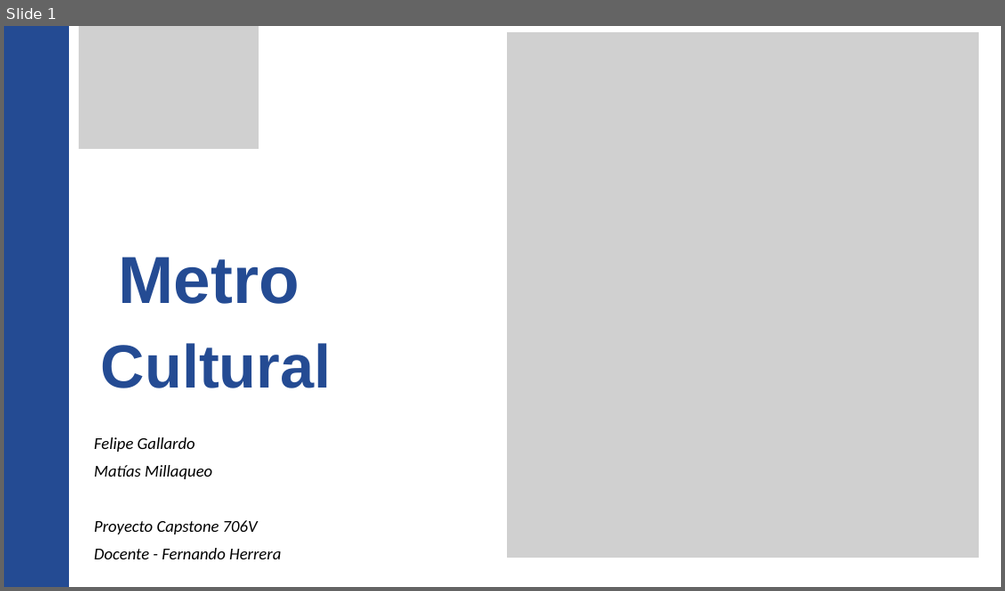
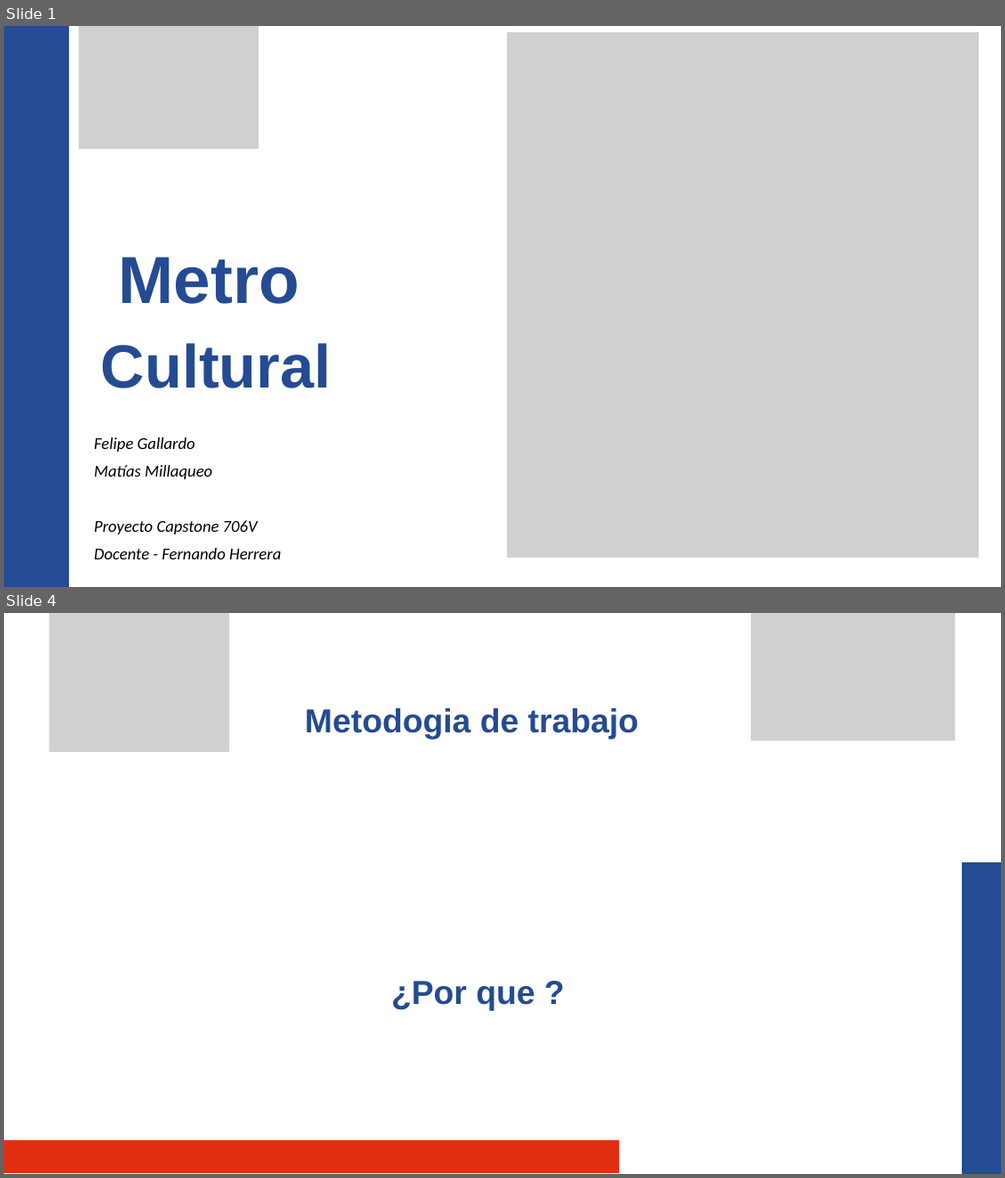
Before and after one commit to gh-Matias/Metro-Cultural, a slide deck: Fase 2/Avances/Metro Cultural 1.pptx. Shown one above the other, each under a label of ours: slide 1 before the commit, slides 1 and 4 after it; the slides between them are not shown. The pictures are 1005x591 and 1005x1178 pixels, drawn with LibreOffice and Linux fonts; fonts in the diff are those of the drawing; grey boxes stand for pictures; background and template pictures are left out. Boxes give left, top, right and bottom in pixels: in the first picture for what was removed or moved away, otherwise in the second. Text is boxed around its words. In the diff, an @@ line names an element or a change of style, - is before the commit and + after.

```diff
--- a/Fase 2/Avances/Metro Cultural 1.pptx
+++ b/Fase 2/Avances/Metro Cultural 1.pptx
@@ slide 4 added at bbox=[4, 613, 1001, 1174], background #FFFFFF @@
@@ picture added at bbox=[48, 613, 229, 752] @@
@@ picture added at bbox=[751, 613, 955, 740] @@
@@ text added at bbox=[305, 708, 639, 738], 48 pt, text #244B93, bold @@
+Metodogia de trabajo
@@ freeform shape added at bbox=[962, 863, 1001, 1174], fill #244B93 @@
@@ text added at bbox=[391, 981, 534, 1011], 48 pt, text #244B93, bold @@
+¿Por que ?
@@ freeform shape added at bbox=[4, 1140, 619, 1173], fill #E22F13 @@
```
Also in this commit, not shown: 1 slide changed, 8 other slides added, 6 slides removed.
